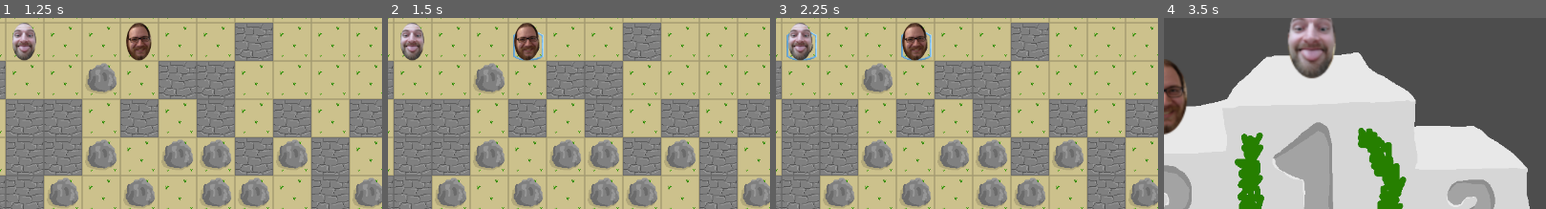
Above: before the commit, frames 1-4 (left to right).
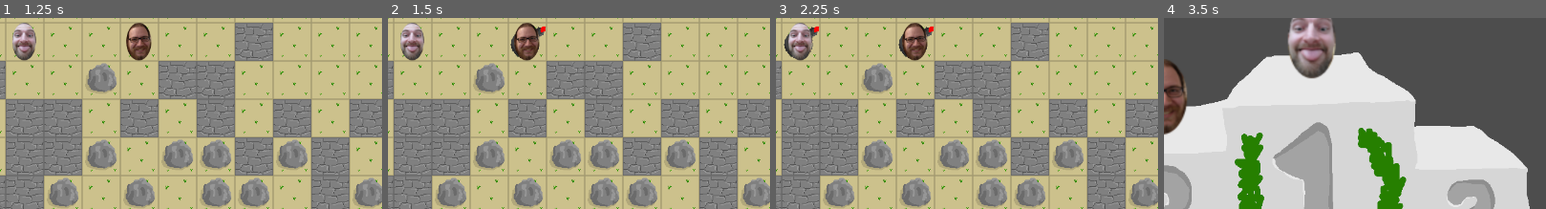
Above: after the commit, the same moments.

Repository: tierriminator/bombyboi
Game: Godot game, scene res://main_menu.tscn
Same seed, same stepped clock (60 frames per second), same inputs: the game is played once before the commit and once after it.
Inputs:
- Up to frame 1 (1.25 s): click "Start Game" at 0.5 s
- Up to frame 2 (1.5 s): tap Enter at 1.25 s
- Up to frame 3 (2.25 s): tap Space at 2 s
- Up to frame 4 (3.5 s): tap Enter at 2.75 s
The pictures show only the part of the screen within x 29-79%, y 19-69%; the shares and areas given below are measured in that part.

Frame 1 is identical in both runs. In frame 2, 0.3% of the frame differs, in the area x 32-42%, y 4-23%; in frame 3, 0.7%, in the area x 2-42%, y 4-23%; in frame 4, nothing differs.

Commit message:
bombe in flesche

Diff:
--- a/bombyboi/base_bomb.gd
+++ b/bombyboi/base_bomb.gd
@@ -10,7 +10,7 @@
 
 @onready var terrain = get_node("/root/Map/Terrain")
 @onready var bombas = get_node("/root/Map/Bombas")
-@onready var map = get_node("/root/Map")
+@onready var map: Map = get_node("/root/Map")
 
 func explode_tiles() -> void:
 	assert(false, "Not implemented")
@@ -33,7 +33,7 @@
 func explode_tile(tile: Vector2i):
 	spawn_explosion_sprite(tile)
 	damage_players(tile)
-	map.set_tile_to_empty(tile)
+	explode_map_tile(tile)
 
 func spawn_explosion_sprite(tile: Vector2i) -> void:
 	var explosion_sprite = Sprite2D.new()
@@ -49,6 +49,11 @@
 			if player_tile == explosion_tile:
 				player.lives = max(player.lives - 1, 0)
 
+func explode_map_tile(tile: Vector2i) -> void:
+	if map.tile_explodes(tile):
+		map.spawn_item(tile)
+		map.set_tile_to_empty(tile)
+
 func _on_explosion_finished() -> void:
 	for explosion_sprite in explosion_sprites:
 		explosion_sprite.queue_free()
--- a/bombyboi/bomb.gd
+++ b/bombyboi/bomb.gd
@@ -33,16 +33,11 @@
 	for dir in directions:
 		for i in range(1, explosion_range + 1):
 			var current = bomb_tile + dir * i
-			var tile_data = terrain.get_cell_tile_data(current)
-			if tile_data == null:
-				break
-			var collides = tile_data.get_custom_data("has_collision")
-			var explodes = tile_data.get_custom_data("can_explode")
-			if collides and not explodes:
+			var explodes = map.tile_explodes(current)
+			if map.tile_collides(current) and not explodes:
 				break
 			explode_tile(current)
 			if explodes:
-				maybe_spawn_item(current)
 				break
 
 
--- a/bombyboi/bomb.tscn
+++ b/bombyboi/bomb.tscn
@@ -1,10 +1,10 @@
 [gd_scene load_steps=3 format=3 uid="uid://ufobg6dkpl5f"]
 
 [ext_resource type="Script" uid="uid://bt6b1uixkn2ko" path="res://bomb.gd" id="1_4fn8o"]
-[ext_resource type="Texture2D" uid="uid://dehxl447r3n8" path="res://Art/bomba.png" id="1_573fp"]
+[ext_resource type="Texture2D" uid="uid://byt51c4tg83o8" path="res://Art/big_bomba.png" id="2_4fn8o"]
 
 [node name="Node2D" type="Node2D"]
 script = ExtResource("1_4fn8o")
 
 [node name="Sprite2D" type="Sprite2D" parent="."]
-texture = ExtResource("1_573fp")
+texture = ExtResource("2_4fn8o")
--- /dev/null
+++ b/bombyboi/bombe_in_flesche.gd
@@ -0,0 +1,39 @@
+extends BaseBomb
+
+class_name BombeInFlesche
+
+var location: Vector2i:
+	set(new_location):
+		location = new_location
+		set_position(bombas.map_to_local(location))
+
+var direction: Vector2i
+
+var move_timer = Timer.new()
+
+func _ready() -> void:
+	super._ready()
+	sprite = $Sprite2D
+	add_to_group("bombs")
+	add_child(move_timer)
+	move_timer.wait_time = 0.5
+	move_timer.timeout.connect(move)
+	move_timer.one_shot = false
+	move_timer.start()
+
+func move() -> void:
+	var new_location = location + direction
+	if map.tile_collides(new_location) or map.collides_player(new_location):
+		move_timer.stop()
+		_on_explode()
+	else:
+		location = new_location
+
+func explode_tiles() -> void:
+	for x in 2:
+		for y in 2:
+			explode_tile(location + Vector2i(x-1, y-1))
+
+# Called every frame. 'delta' is the elapsed time since the previous frame.
+func _process(delta: float) -> void:
+	pass
--- /dev/null
+++ b/bombyboi/bombe_in_flesche.tscn
@@ -0,0 +1,10 @@
+[gd_scene load_steps=3 format=3 uid="uid://ciwxo2qqj6k62"]
+
+[ext_resource type="Script" uid="uid://dxxc0fnjm7d6o" path="res://bombe_in_flesche.gd" id="1_14g2x"]
+[ext_resource type="Texture2D" uid="uid://dehxl447r3n8" path="res://Art/bomba.png" id="1_brdxw"]
+
+[node name="Node2D" type="Node2D"]
+script = ExtResource("1_14g2x")
+
+[node name="Sprite2D" type="Sprite2D" parent="."]
+texture = ExtResource("1_brdxw")
--- a/bombyboi/flesche.gd
+++ b/bombyboi/flesche.gd
@@ -4,7 +4,7 @@
 
 # Called when the node enters the scene tree for the first time.
 func _ready() -> void:
-	pass # Replace with function body.
+	add_to_group("bottles")
 
 
 # Called every frame. 'delta' is the elapsed time since the previous frame.
--- a/bombyboi/main.gd
+++ b/bombyboi/main.gd
@@ -12,6 +12,7 @@
 
 var ENERGY_SPAWN_P = 0.3
 var PINK_ENERGY_P = 0.2
+var SPAWN_BOTTLE_P = 1
 
 enum EnergyType { GREEN, PINK }
 
--- a/bombyboi/map.gd
+++ b/bombyboi/map.gd
@@ -28,6 +28,7 @@
 
 @export var player_scene: PackedScene
 @export var bomb_scene: PackedScene
+@export var bombe_in_flesche_scene: PackedScene
 @export var energy_scene: PackedScene
 @export var flesche_scene: PackedScene
 
@@ -144,8 +145,23 @@
 	bombas.add_child(bomb)
 	$sounds/place_bomb.play()
 
+func throw_bomb(tile: Vector2i, player: Player) -> void:
+	var bomb: BombeInFlesche = bombe_in_flesche_scene.instantiate()
+	bombas.add_child(bomb)
+	bomb.location = tile
+	match player.orientation:
+		Main.Orientation.UP:
+			bomb.direction = Vector2i(0, -1)
+		Main.Orientation.DOWN:
+			bomb.direction = Vector2i(0, 1)
+		Main.Orientation.LEFT:
+			bomb.direction = Vector2i(-1, 0)
+		Main.Orientation.RIGHT:
+			bomb.direction = Vector2i(1, 0)
+	$sounds/bombe_in_flesche.play()
+
 func spawn_item(tile: Vector2i) -> void:
-	if randf() < 0.1:
+	if randf() < Main.SPAWN_BOTTLE_P:
 		spawn_bottle(tile)
 	else:
 		spawn_energy(tile)
@@ -189,6 +205,12 @@
 	energy.position = bombas.map_to_local(tile)
 	bombas.add_child(energy)
 
+func find_player(tile: Vector2i) -> Player:
+	for player in get_players():
+		if terrain.local_to_map(player.position) == tile:
+			return player
+	return null
+
 func player_exists(id: int) -> bool:
 	for player in get_tree().get_nodes_in_group("players"):
 		if (player.player_id == id):
@@ -199,6 +221,24 @@
 	var players: Array[Player] = []
 	players.assign(get_tree().get_nodes_in_group("players"))
 	return players
+
+func collides_player(tile: Vector2i) -> bool:
+	return find_player(tile) != null
+
+func tile_collides(tile: Vector2i) -> bool:
+	var tile_data = get_tile_data(tile)
+	if tile_data == null:
+		return false
+	return tile_data.get_custom_data("has_collision")
+
+func tile_explodes(tile: Vector2i) -> bool:
+	var tile_data = get_tile_data(tile)
+	if tile_data == null:
+		return false
+	return tile_data.get_custom_data("can_explode")
+
+func get_tile_data(tile: Vector2i) -> TileData:
+	return terrain.get_cell_tile_data(tile)
 
 # Called every frame. 'delta' is the elapsed time since the previous frame.
 func _process(delta: float) -> void:
--- a/bombyboi/map.tscn
+++ b/bombyboi/map.tscn
@@ -1,10 +1,11 @@
-[gd_scene load_steps=24 format=4 uid="uid://bnjvx3l80rsq1"]
+[gd_scene load_steps=25 format=4 uid="uid://bnjvx3l80rsq1"]
 
 [ext_resource type="Texture2D" uid="uid://dowvnmlh8syiv" path="res://Art/Basic_Tiles.png" id="1_c7s6e"]
 [ext_resource type="Script" uid="uid://dvynds7hjrh4m" path="res://map.gd" id="1_p5pve"]
 [ext_resource type="Texture2D" uid="uid://c7h4wmoxmhybv" path="res://Art/tiles.png" id="2_e0an3"]
 [ext_resource type="PackedScene" uid="uid://cxlf3jyrexxho" path="res://player.tscn" id="2_wijl4"]
 [ext_resource type="PackedScene" uid="uid://b3cuh18ivrsct" path="res://hud.tscn" id="3_iw27f"]
+[ext_resource type="PackedScene" uid="uid://ciwxo2qqj6k62" path="res://bombe_in_flesche.tscn" id="4_4on3e"]
 [ext_resource type="PackedScene" uid="uid://cvknoetih88aq" path="res://energy.tscn" id="4_71pa8"]
 [ext_resource type="PackedScene" uid="uid://ufobg6dkpl5f" path="res://bomb.tscn" id="4_p5pve"]
 [ext_resource type="PackedScene" uid="uid://bm0gd6bukbbl2" path="res://flesche.tscn" id="5_a6rn7"]
@@ -66,6 +67,7 @@
 script = ExtResource("1_p5pve")
 player_scene = ExtResource("2_wijl4")
 bomb_scene = ExtResource("4_p5pve")
+bombe_in_flesche_scene = ExtResource("4_4on3e")
 energy_scene = ExtResource("4_71pa8")
 flesche_scene = ExtResource("5_a6rn7")
 
--- a/bombyboi/player.gd
+++ b/bombyboi/player.gd
@@ -120,7 +120,11 @@
 
 func maybe_place_bomb(map_position: Vector2i) -> void:
 	if Input.is_action_just_pressed(place_bomb) and bomb_count() < max_bombs:
-		map.spawn_bomb(map_position, self)
+		if bottle_count > 0:
+			bottle_count -= 1
+			map.throw_bomb(map_position, self)
+		else:
+			map.spawn_bomb(map_position, self)
 
 func bomb_count() -> int:
 	return map.get_bombs().filter(func(b): return b.player_id == player_id).size()
Not shown, added: bombyboi/bombe_in_flesche.gd.uid
